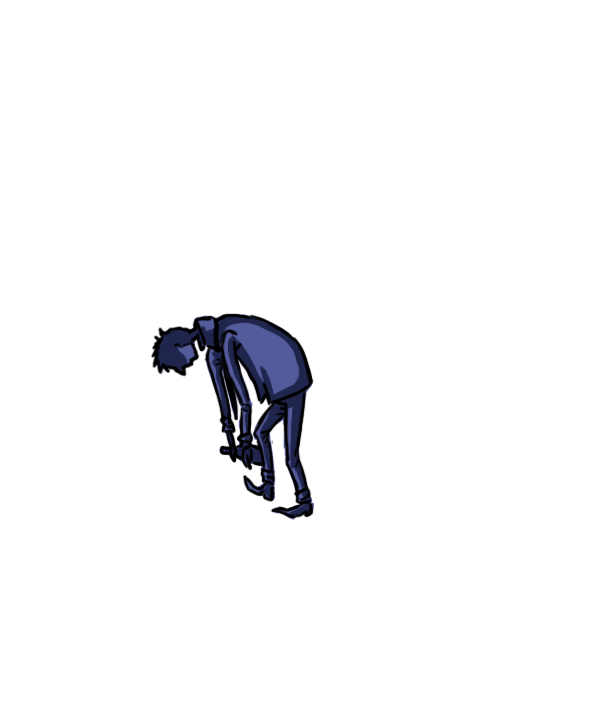
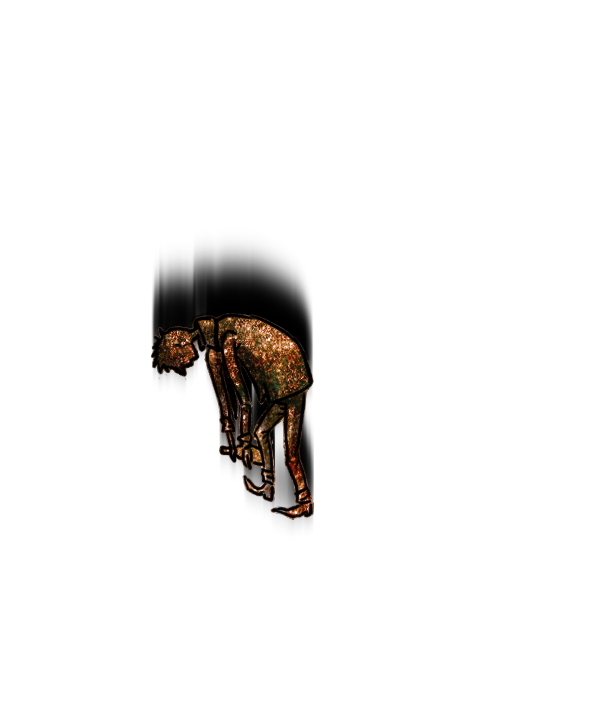
Comparing the layer stacks of the two w=593, h=727 images. Changes:
added layer "skyggeb" (52%) above "BURN" over [156, 310, 311, 498]
added layer "BURN" (hard light) above "Layer 4" over [150, 313, 315, 520]
added layer "Layer 4" (darken, 91%) above "Layer 3" over [150, 313, 315, 520]
added layer "Layer 3" (addition, 76%) above "Layer 2" over [150, 313, 315, 520]
painted on "Layer 2" over [154, 313, 314, 520]
removed layer "Layer 0" over [154, 313, 314, 520]
added layer "Layer 3 copy 2" over [151, 233, 314, 536]
